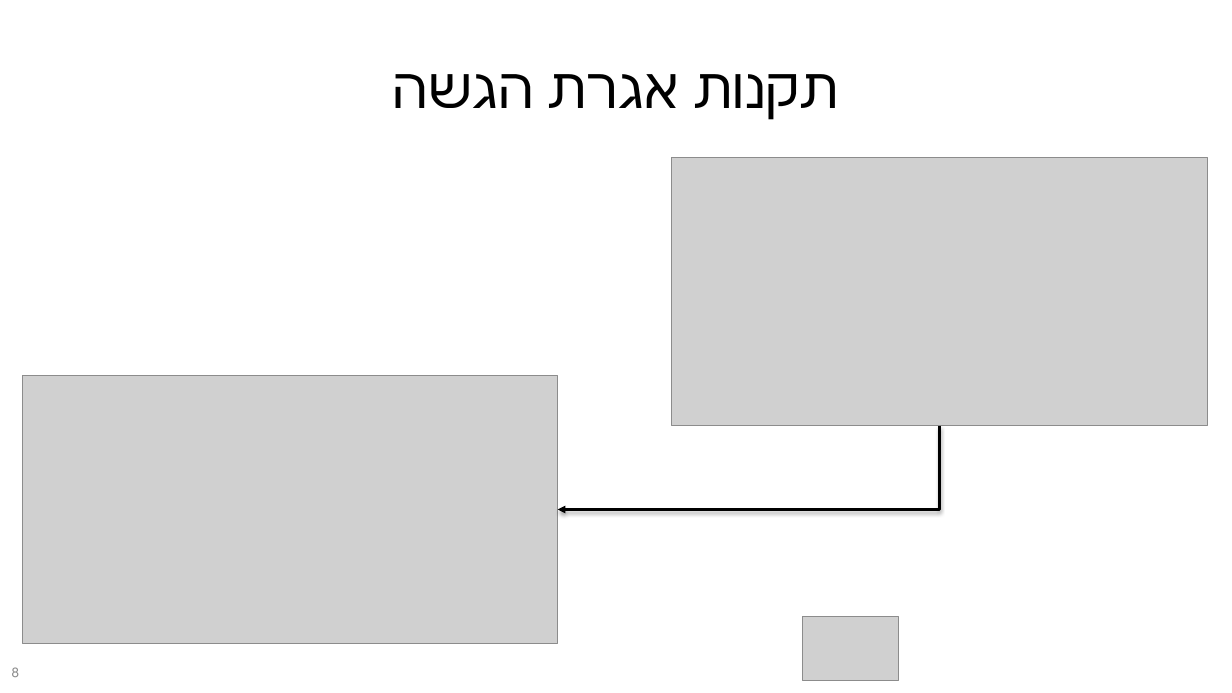
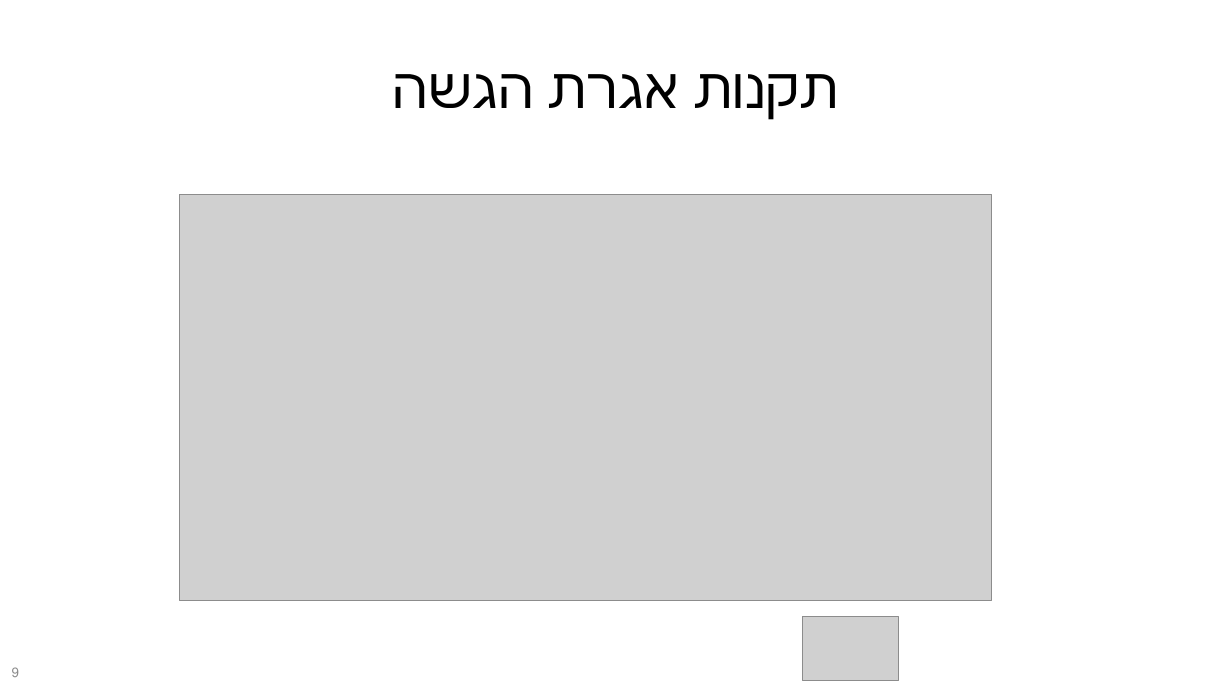
Before and after one commit to adisarid/class-action-IL-survey, a slide deck: slide 9 of presentation/2019-02-03 - Presentation for the 9th class action conference.pptx (slide 8 before the commit). Drawn at 1232x693 pixels with LibreOffice and Linux fonts; fonts in the diff are those of the drawing; grey boxes stand for pictures; background and template pictures are left out. Boxes give left, top, right and bottom in pixels: in the first picture for what was removed or moved away, otherwise in the second. Text is boxed around its words. In the diff, an @@ line names an element or a change of style, - is before the commit and + after.

```diff
--- a/presentation/2019-02-03 - Presentation for the 9th class action conference.pptx
+++ b/presentation/2019-02-03 - Presentation for the 9th class action conference.pptx
@@ picture resized from (x1=672, y1=158, x2=1208, y2=426) to (x1=179, y1=194, x2=992, y2=600) @@
@@ picture removed at (x1=22, y1=375, x2=558, y2=643) @@
@@ elbow arrow removed from (940, 426) to (558, 509) @@
```
Also in this commit, not shown: 12 other slides changed, 2 slides added, 1 other file.
